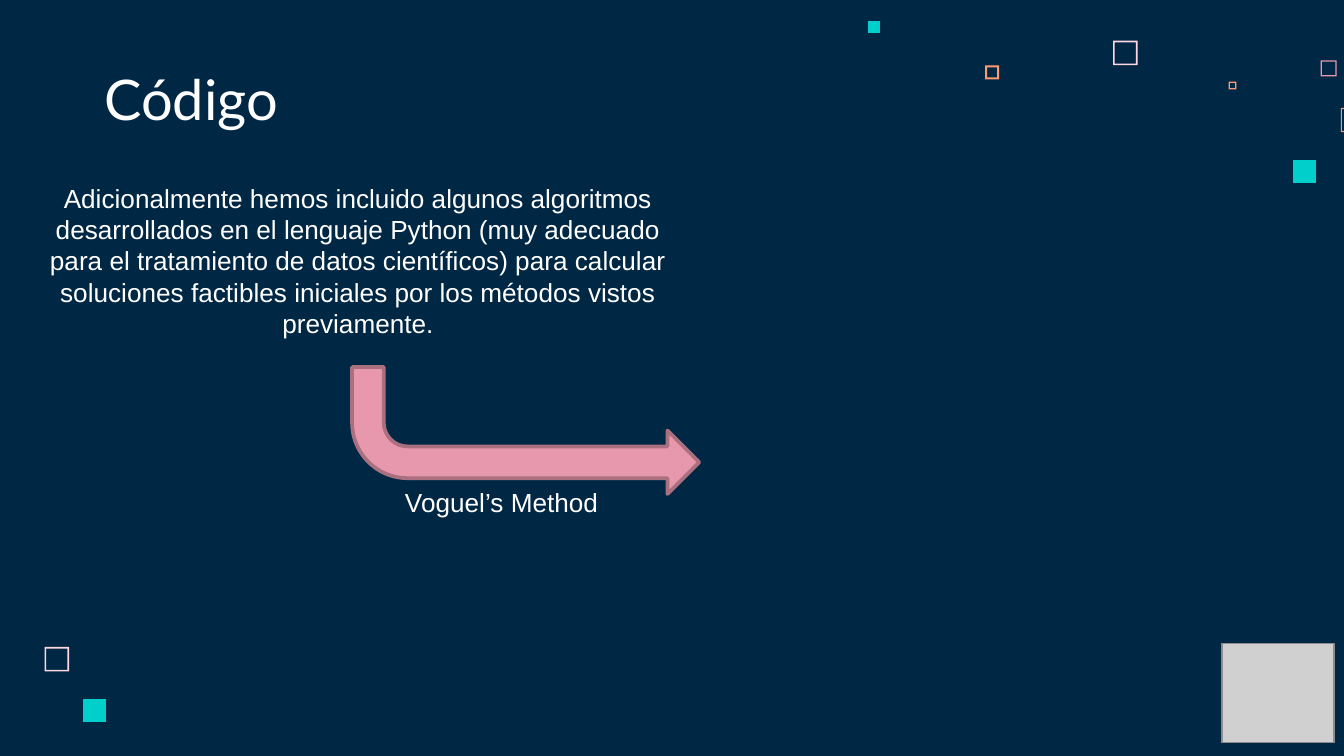
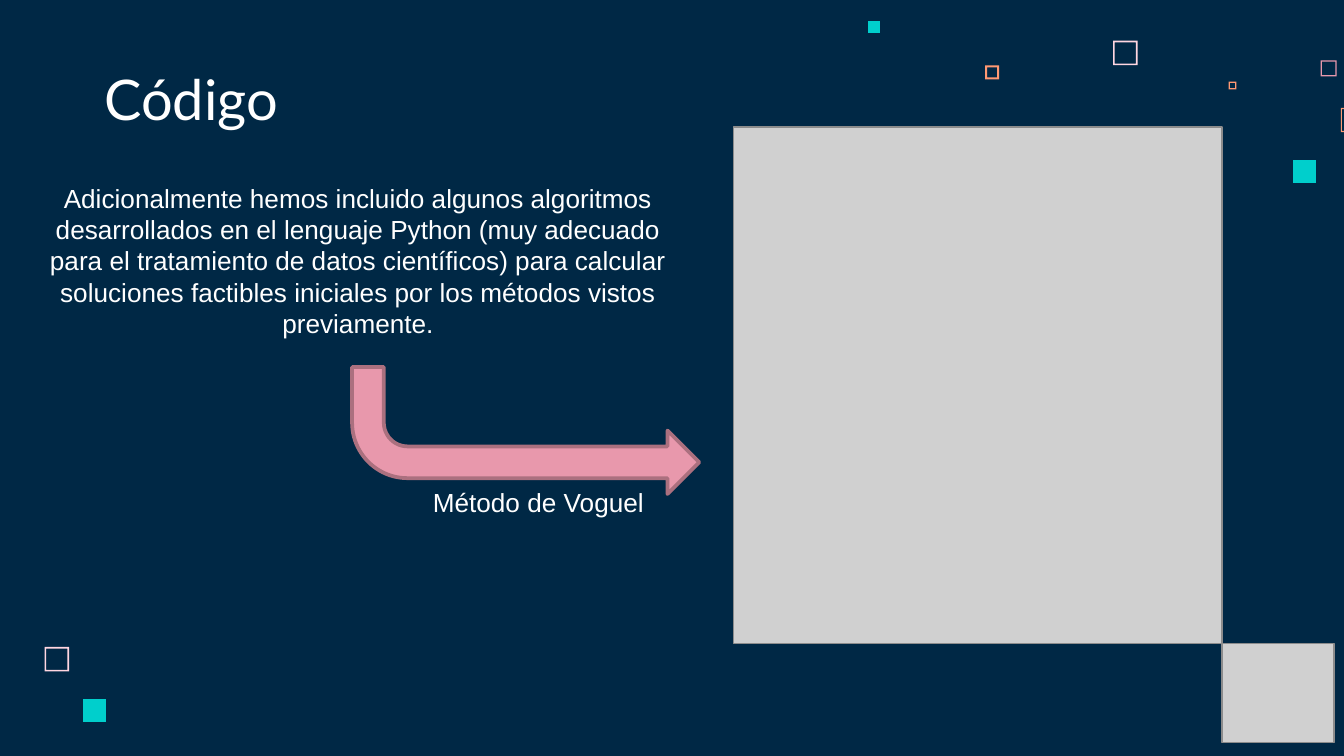
Before and after one commit to Fertry/MASI, a slide deck: slide 41 of Presentación - Problema del Transporte MASI.pptx (slide 38 before the commit). Drawn at 1344x756 pixels with LibreOffice and Linux fonts; fonts in the diff are those of the drawing; grey boxes stand for pictures. Boxes give left, top, right and bottom in pixels: in the first picture for what was removed or moved away, otherwise in the second. Text is boxed around its words. In the diff, an @@ line names an element or a change of style, - is before the commit and + after.

```diff
--- a/Presentación - Problema del Transporte MASI.pptx
+++ b/Presentación - Problema del Transporte MASI.pptx
@@ picture added at bbox=[734, 128, 1222, 644] @@
@@ text at bbox=[433, 492, 644, 518]: text changed @@
-Voguel’s Method
+Método de Voguel
```
Also in this commit, not shown: 8 other slides changed, 4 slides added, 1 slide removed, 3 other files.
